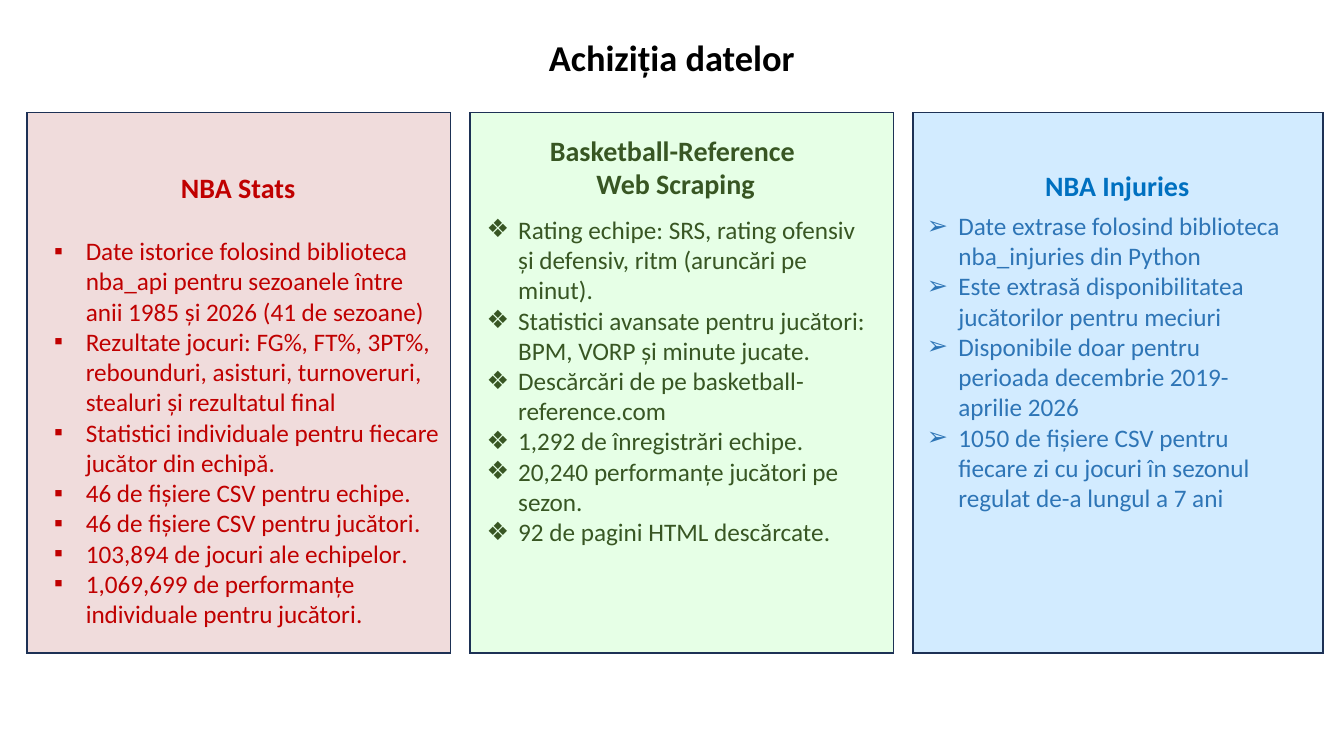
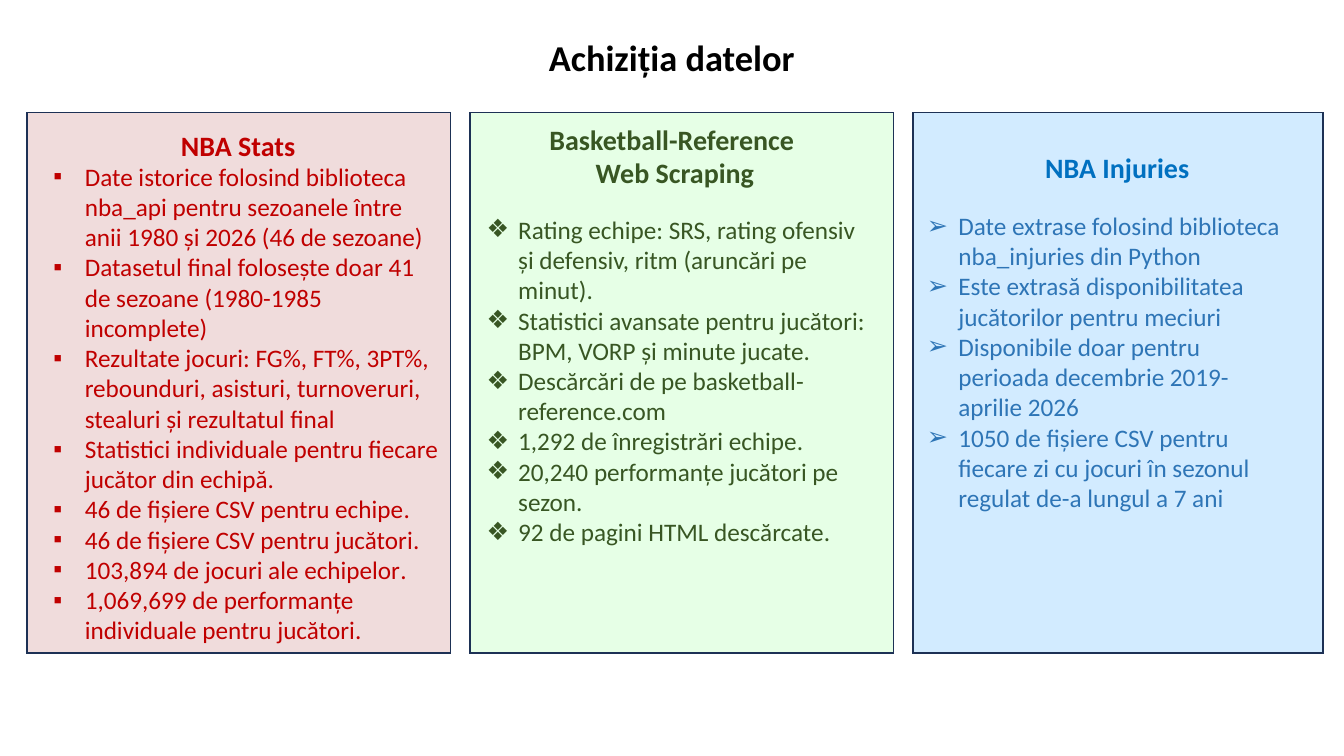
Before and after one commit to Dragos112358/Prezicere_meciuri_NBA, a slide deck: slide 3 of docs/Etapa_1/Prezentari_clasice/Prezentare_etapa_1_ro.pptx. Drawn at 1344x756 pixels with LibreOffice and Linux fonts; fonts in the diff are those of the drawing. Boxes give left, top, right and bottom in pixels: in the first picture for what was removed or moved away, otherwise in the second. Text is boxed around its words. In the diff, an @@ line names an element or a change of style, - is before the commit and + after.

```diff
--- a/docs/Etapa_1/Prezentari_clasice/Prezentare_etapa_1_ro.pptx
+++ b/docs/Etapa_1/Prezentari_clasice/Prezentare_etapa_1_ro.pptx
@@ text "Basketball-Reference": place and size @@
-text "Basketball-Reference" at <box>550,141,795,199</box>
+text "Basketball-Reference" at <box>549,130,794,188</box>
@@ text "NBA Stats": place and size @@
-text "NBA Stats" at <box>181,179,295,198</box>
+text "NBA Stats" at <box>181,137,295,156</box>
@@ text "NBA Injuries": place and size @@
-text "NBA Injuries" at <box>1045,176,1189,201</box>
+text "NBA Injuries" at <box>1045,158,1189,183</box>
@@ text "Date istorice folosind biblioteca nba_api ...": place and size @@
-text "Date istorice folosind biblioteca nba_api ..." at <box>86,242,438,628</box>
+text "Date istorice folosind biblioteca nba_api ..." at <box>85,168,437,644</box>
@@ text at <box>85,168,422,341</box>: text changed @@
-▪ Date istorice folosind biblioteca nba_api pentru sezoanele între anii 1985 și 2026 (41 de sezoane)
+▪ Date istorice folosind biblioteca nba_api pentru sezoanele între anii 1980 și 2026 (46 de sezoane)
+▪ Datasetul final folosește doar 41 de sezoane (1980-1985 incomplete)
```
Also in this commit, not shown: 2 other slides changed, 3 other files.
